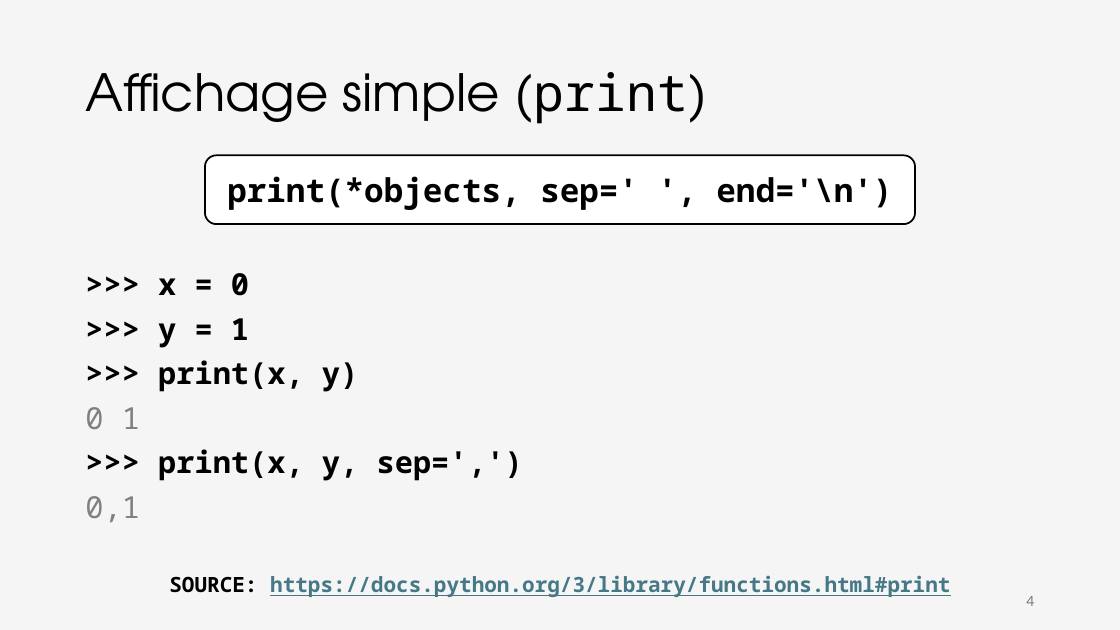
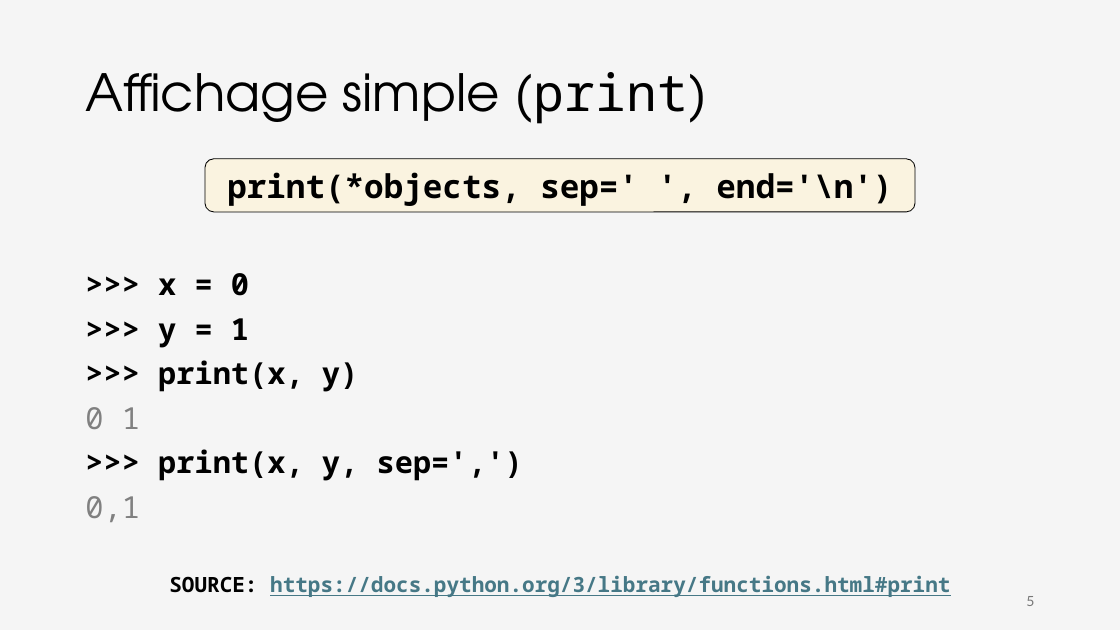
Before and after one commit to iannickgagnon/sagedays_iannick_2026, a slide deck: slide 5 of python_1/presentation_python_1.pptx (slide 4 before the commit). Drawn at 1120x630 pixels with LibreOffice and Linux fonts; fonts in the diff are those of the drawing. Boxes give left, top, right and bottom in pixels: in the first picture for what was removed or moved away, otherwise in the second. Text is boxed around its words. In the diff, an @@ line names an element or a change of style, - is before the commit and + after.

```diff
--- a/python_1/presentation_python_1.pptx
+++ b/python_1/presentation_python_1.pptx
@@ rounded rectangle "print(*objects, sep=' ', end='\n')": place and size @@
-rounded rectangle "print(*objects, sep=' ', end='\n')" at <box>205,155,915,224</box>
+rounded rectangle "print(*objects, sep=' ', end='\n')" at <box>205,159,915,212</box>
@@ rounded rectangle "print(*objects, sep=' ', end='\n')" at <box>205,159,915,212</box>: vertical alignment middle to top; fill #FFFFFF to #FFF2CC at 50% opacity; outline #000000 1.5 pt to #000000 0.75 pt @@
@@ page number at <box>1026,596,1034,606</box>: text changed @@
-4
+5
```
Also in this commit, not shown: 14 other slides changed, 2 slides added, 4 slides removed.
